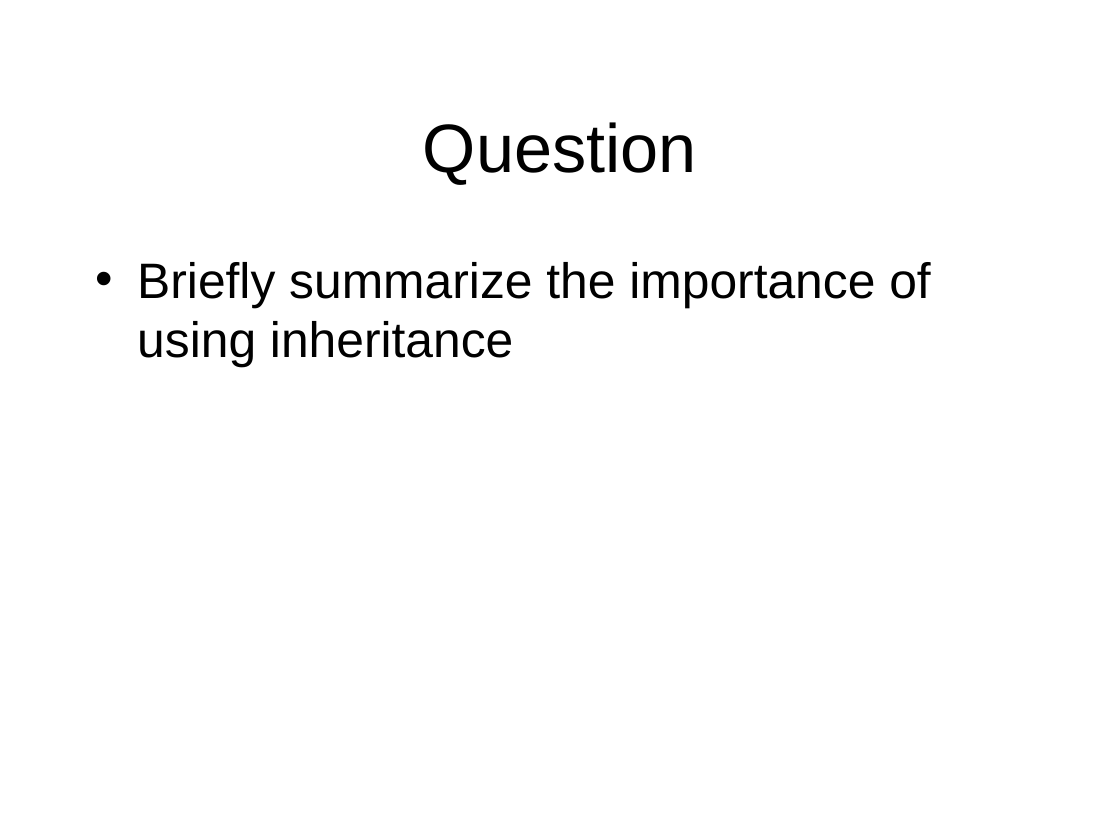
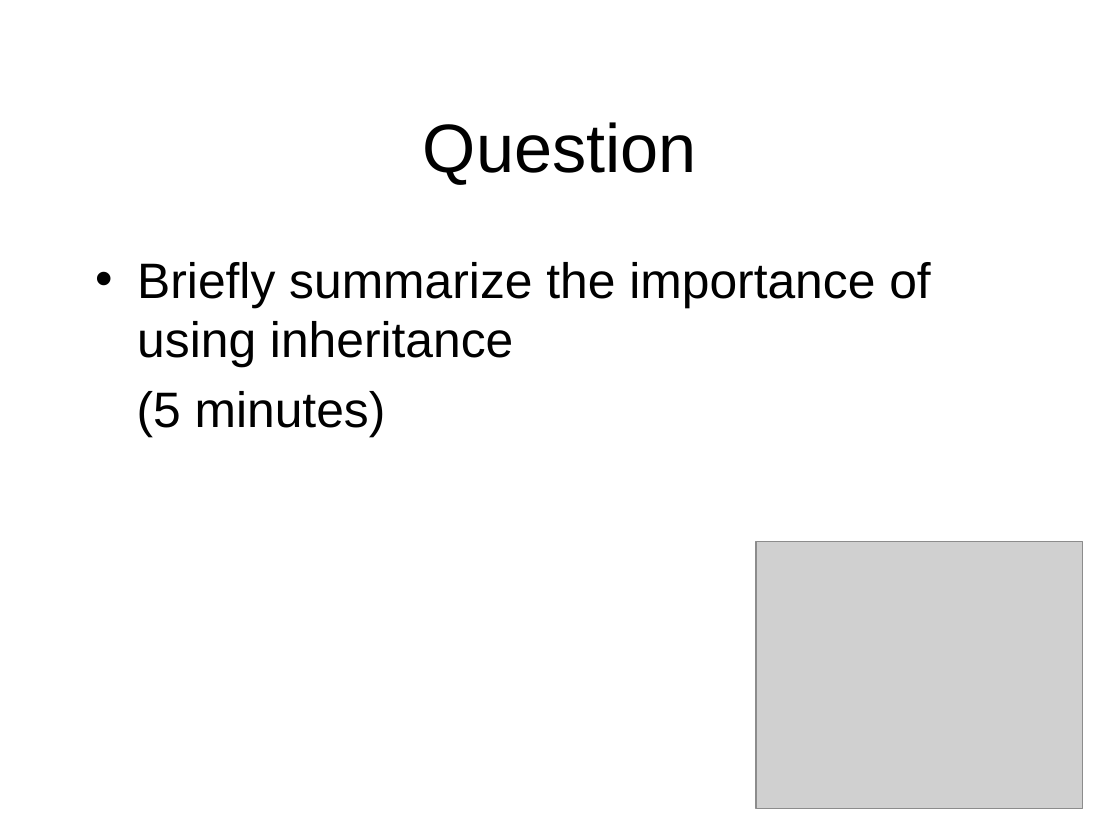
Before and after one commit to octaviordz/zjnu2017.github.io, a slide deck: slide 18 of OOAD/lectures/110--Revision.pptx (slide 16 before the commit). Drawn at 1120x840 pixels with LibreOffice and Linux fonts; fonts in the diff are those of the drawing; grey boxes stand for pictures. Boxes give left, top, right and bottom in pixels: in the first picture for what was removed or moved away, otherwise in the second. Text is boxed around its words. In the diff, an @@ line names an element or a change of style, - is before the commit and + after.

```diff
--- a/OOAD/lectures/110--Revision.pptx
+++ b/OOAD/lectures/110--Revision.pptx
@@ text at [137, 391, 386, 437]: paragraph added @@
+(5 minutes)
@@ picture added at [756, 541, 1083, 809] @@
```
Also in this commit, not shown: 4 other slides changed, 2 slides added, 2 other files.
